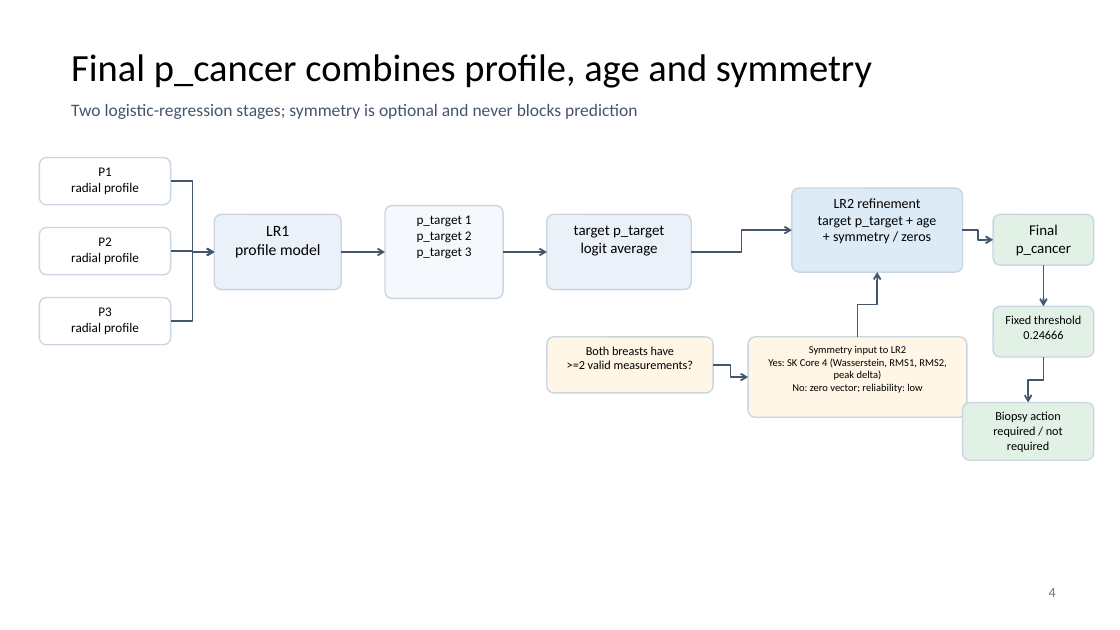
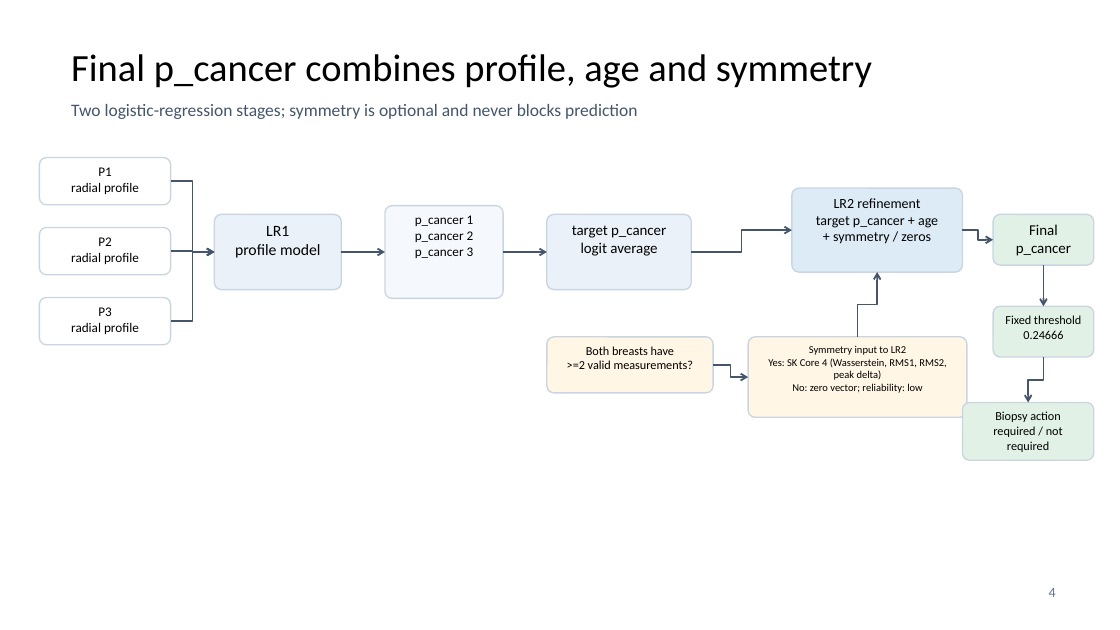
Before and after one commit to Eos-Dx/Aramina, a slide deck: slide 5 of docs/presentation/Aramina_Product_Overview_2026-07-27.pptx. Drawn at 1120x630 pixels with LibreOffice and Linux fonts; fonts in the diff are those of the drawing. Boxes give left, top, right and bottom in pixels: in the first picture for what was removed or moved away, otherwise in the second. Text is boxed around its words. In the diff, an @@ line names an element or a change of style, - is before the commit and + after.

Commit message:
docs: use p cancer consistently in model slide

```diff
--- a/docs/presentation/Aramina_Product_Overview_2026-07-27.pptx
+++ b/docs/presentation/Aramina_Product_Overview_2026-07-27.pptx
@@ text in rounded rectangle at [415,215,474,258]: text changed @@
-p_target 1
-p_target 2
-p_target 3
+p_cancer 1
+p_cancer 2
+p_cancer 3
@@ text in rounded rectangle at [572,225,666,238]: text changed @@
-target p_target
+target p_cancer
@@ text in rounded rectangle at [816,216,938,228]: text changed @@
-target p_target + age
+target p_cancer + age
```
